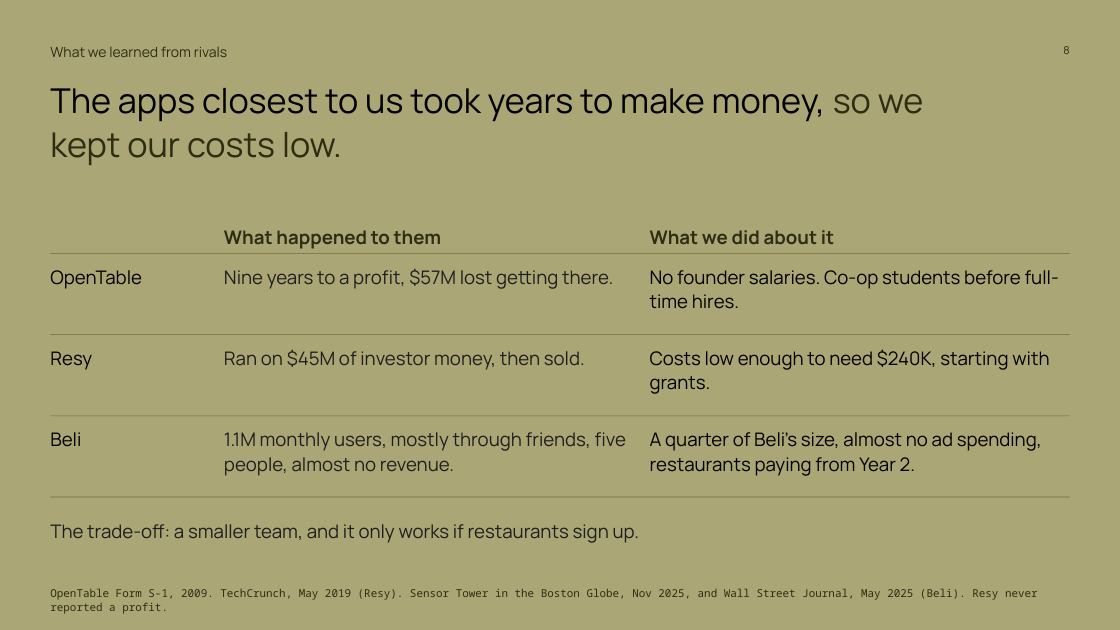
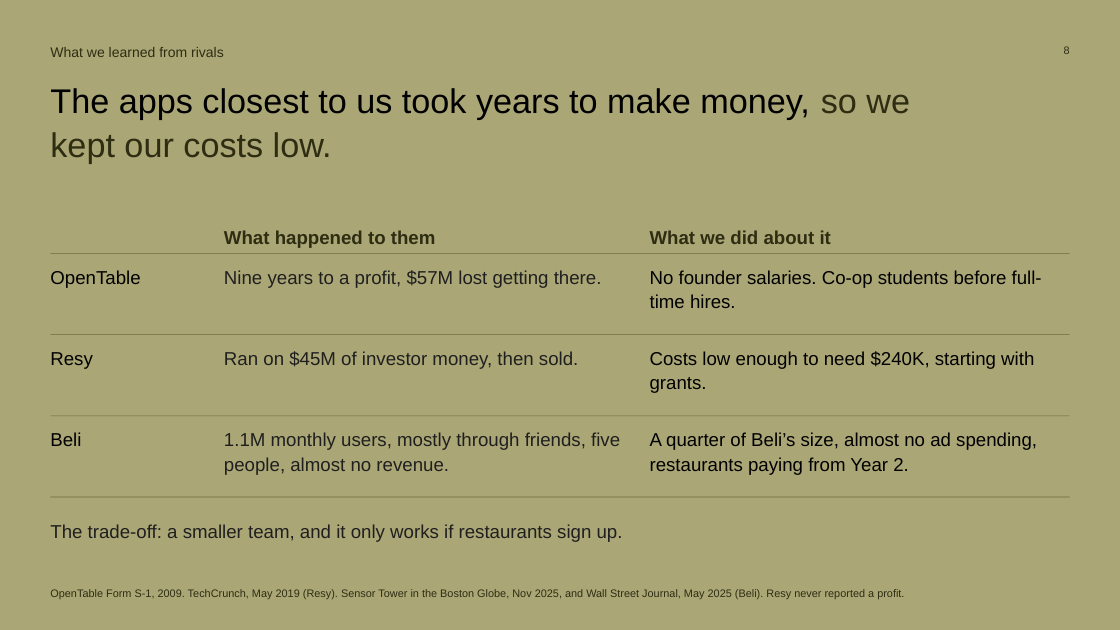
Before and after one commit to Dinguusto/Alex-s-workout-app, a slide deck: slide 8 of ENTR_4501_Gate_2_deck_readable.pptx. Drawn at 1120x630 pixels with LibreOffice and Linux fonts; fonts in the diff are those of the drawing. Boxes give left, top, right and bottom in pixels: in the first picture for what was removed or moved away, otherwise in the second. Text is boxed around its words. In the diff, an @@ line names an element or a change of style, - is before the commit and + after.

```diff
--- a/ENTR_4501_Gate_2_deck_readable.pptx
+++ b/ENTR_4501_Gate_2_deck_readable.pptx
@@ font Manrope to Arial in 14 elements at bbox=[50, 47, 224, 57], bbox=[50, 88, 910, 163], bbox=[224, 230, 436, 248], bbox=[650, 230, 831, 244], bbox=[50, 270, 140, 288], bbox=[224, 270, 602, 288], bbox=[650, 270, 1042, 308], bbox=[50, 352, 93, 369], bbox=[224, 351, 578, 369], bbox=[650, 351, 1034, 393], bbox=[50, 432, 81, 446], bbox=[224, 432, 620, 475], bbox=[650, 432, 1037, 475], bbox=[50, 524, 623, 542] @@
@@ text "OpenTable Form S-1, 2009. TechCrunch, ..." at bbox=[50, 589, 904, 599]: font Noto Sans Mono to Arial @@
```
Also in this commit, not shown: 11 other slides changed, 1 other file.
